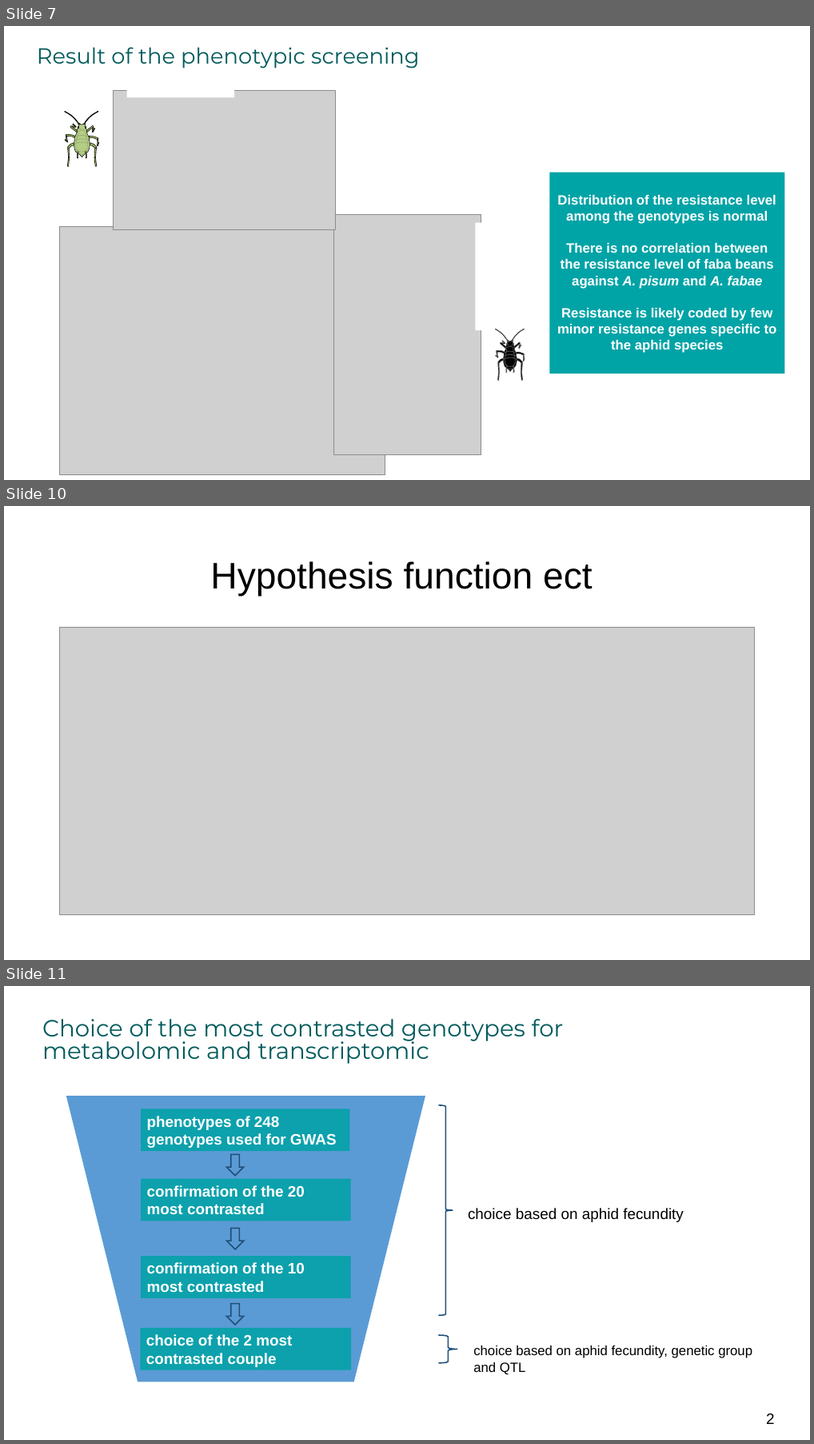
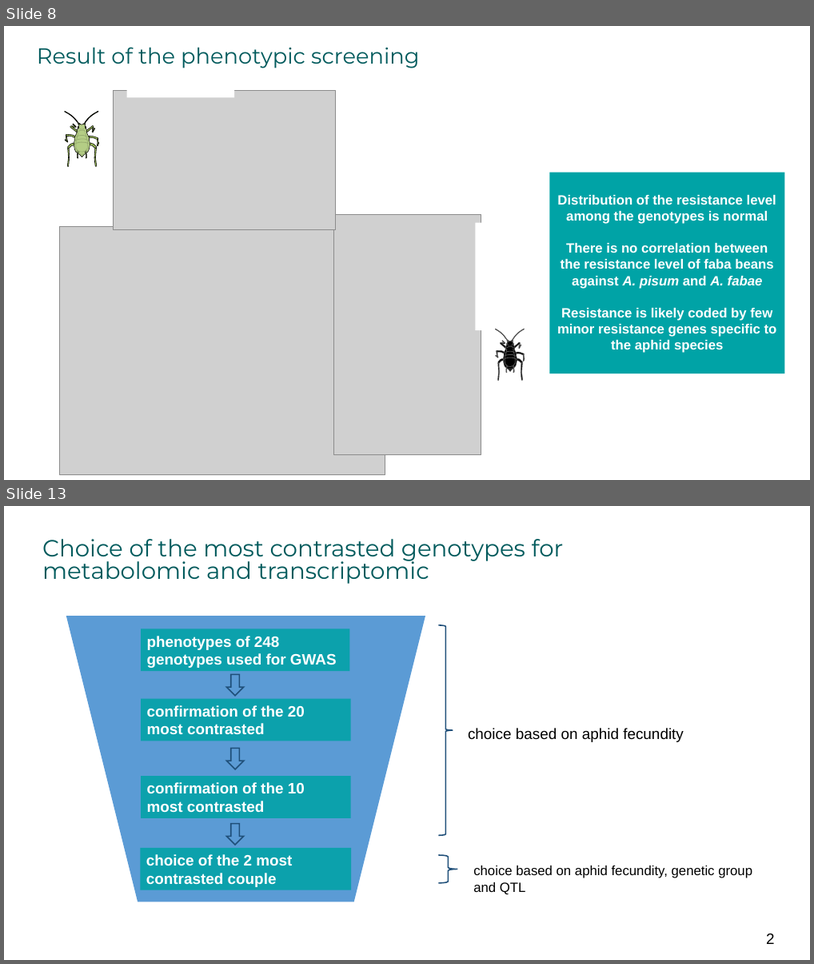
Before and after one commit to igepp-egi/faba_specifics, a slide deck: M01-metabolomic-analysis/untargeted_metabolomic/presentation metabo.pptx. Shown one above the other, each under a label of ours: slides 7, 10 and 11 before the commit, slides 8 and 13 after it; the slides between them are not shown. The pictures are 814x1444 and 814x964 pixels, drawn with LibreOffice and Linux fonts; fonts in the diff are those of the drawing; grey boxes stand for pictures. Boxes give left, top, right and bottom in pixels: in the first picture for what was removed or moved away, otherwise in the second. Text is boxed around its words. In the diff, an @@ line names an element or a change of style, - is before the commit and + after.

```diff
--- a/M01-metabolomic-analysis/untargeted_metabolomic/presentation metabo.pptx
+++ b/M01-metabolomic-analysis/untargeted_metabolomic/presentation metabo.pptx
@@ slide 10 removed at <box>4,506,810,960</box>, background #FFFFFF @@
@@ title removed at <box>210,561,593,596</box> @@
-Hypothesis function ect
@@ picture removed at <box>60,627,755,915</box> @@
@@ what was slide 7 is now slide 8 @@
@@ what was slide 11 is now slide 13 @@
```
Also in this commit, not shown: 4 slides changed, 4 slides added, 8 other slides removed, 2 other files.
